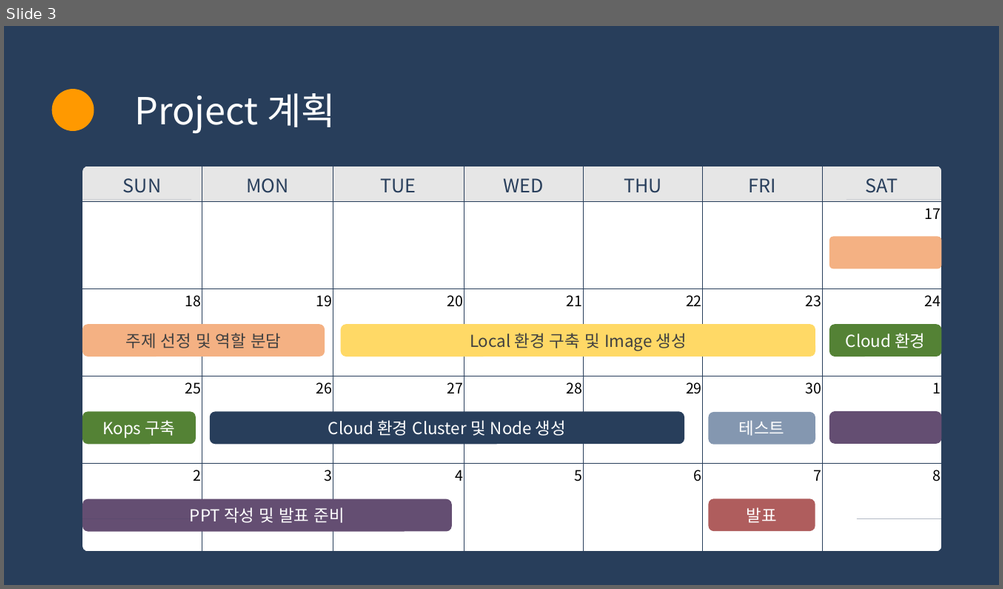
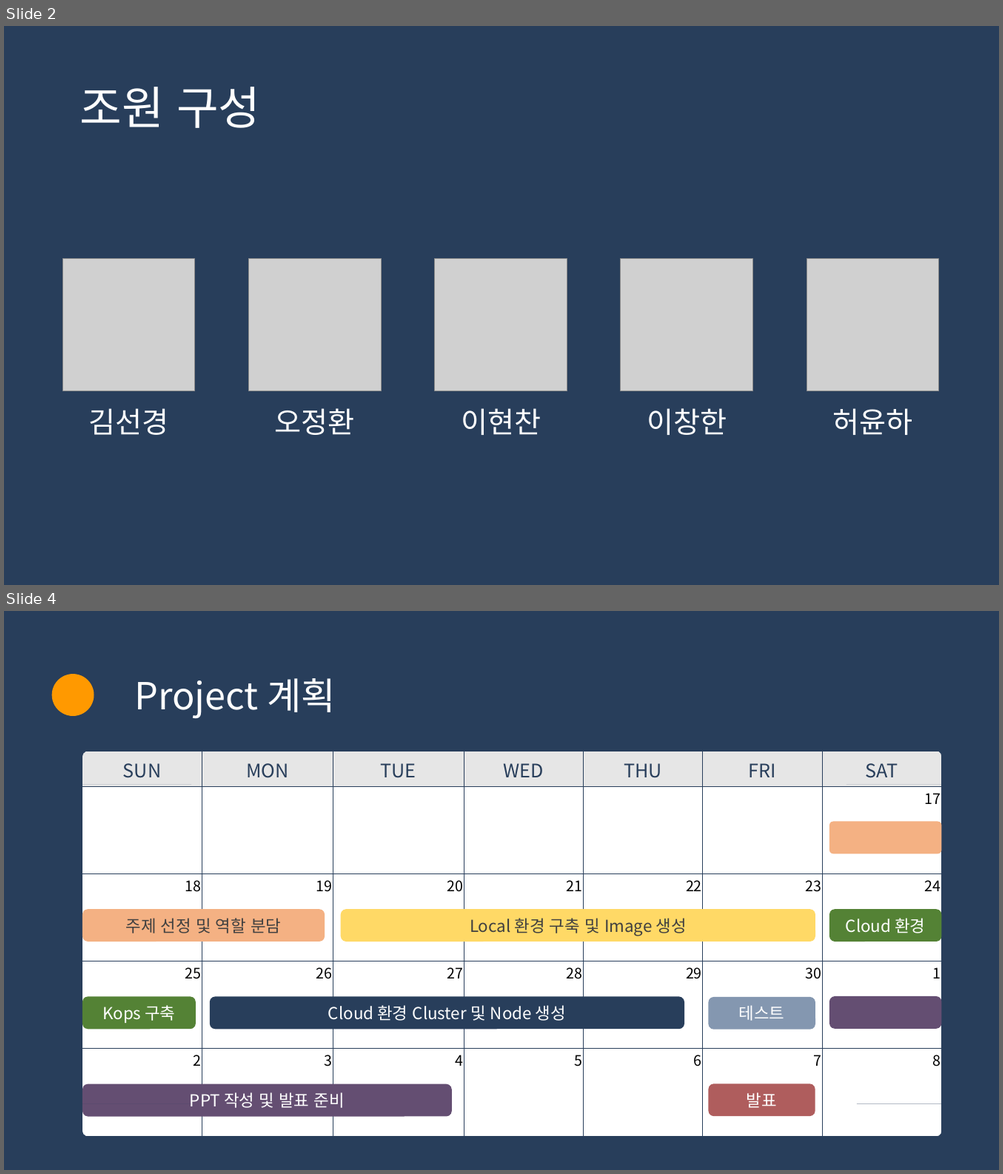
Before and after one commit to SK9604/Ansible, a slide deck: project/group/어때요 갖고싶조.ppsx. Shown one above the other, each under a label of ours: slide 3 before the commit, slides 2 and 4 after it; the slides between them are not shown. The pictures are 1003x589 and 1003x1174 pixels, drawn with LibreOffice and Linux fonts; fonts in the diff are those of the drawing; grey boxes stand for pictures. Boxes give left, top, right and bottom in pixels: in the first picture for what was removed or moved away, otherwise in the second. Text is boxed around its words. In the diff, an @@ line names an element or a change of style, - is before the commit and + after.

```diff
--- a/project/group/어때요 갖고싶조.ppsx
+++ b/project/group/어때요 갖고싶조.ppsx
@@ slide 2 added at (4,26,999,585), background #283E5B @@
@@ title added at (79,87,260,128), 44 pt, text #FFFFFF @@
+조원 구성
@@ picture added at (63,259,195,391) @@
@@ picture added at (249,259,381,391) @@
@@ picture added at (435,259,566,391) @@
@@ picture added at (620,259,752,391) @@
@@ picture added at (807,259,939,391) @@
@@ text added at (89,409,169,435), 28 pt, text #FFFFFF @@
+김선경
@@ text added at (275,409,355,435), 28 pt, text #FFFFFF @@
+오정환
@@ text added at (461,409,541,435), 28 pt, text #FFFFFF @@
+이현찬
@@ text added at (646,409,726,435), 28 pt, text #FFFFFF @@
+이창한
@@ text added at (832,409,912,435), 28 pt, text #FFFFFF @@
+허윤하
@@ what was slide 3 is now slide 4 @@
```
Also in this commit, not shown: 4 slides changed, 9 other slides added, 9 slides removed.
